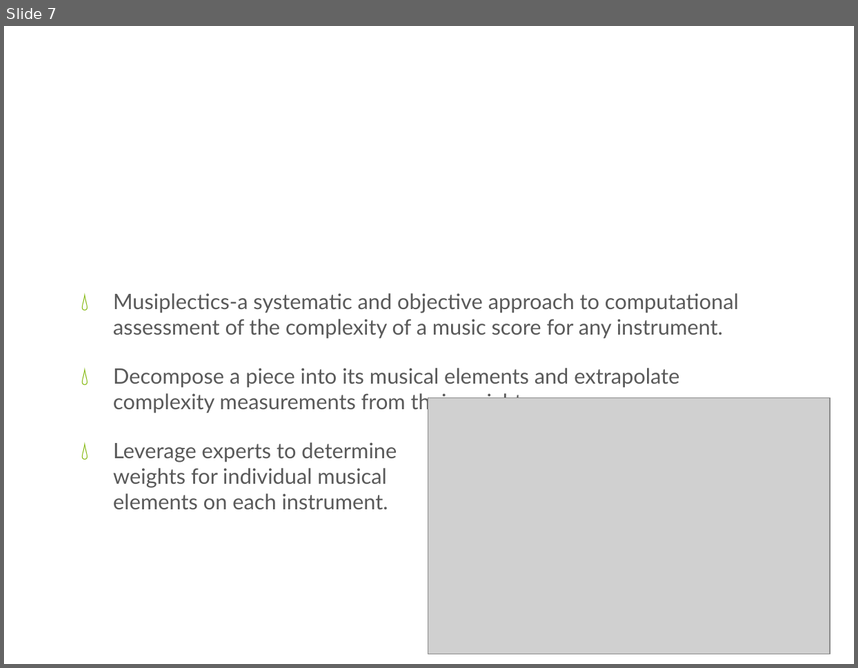
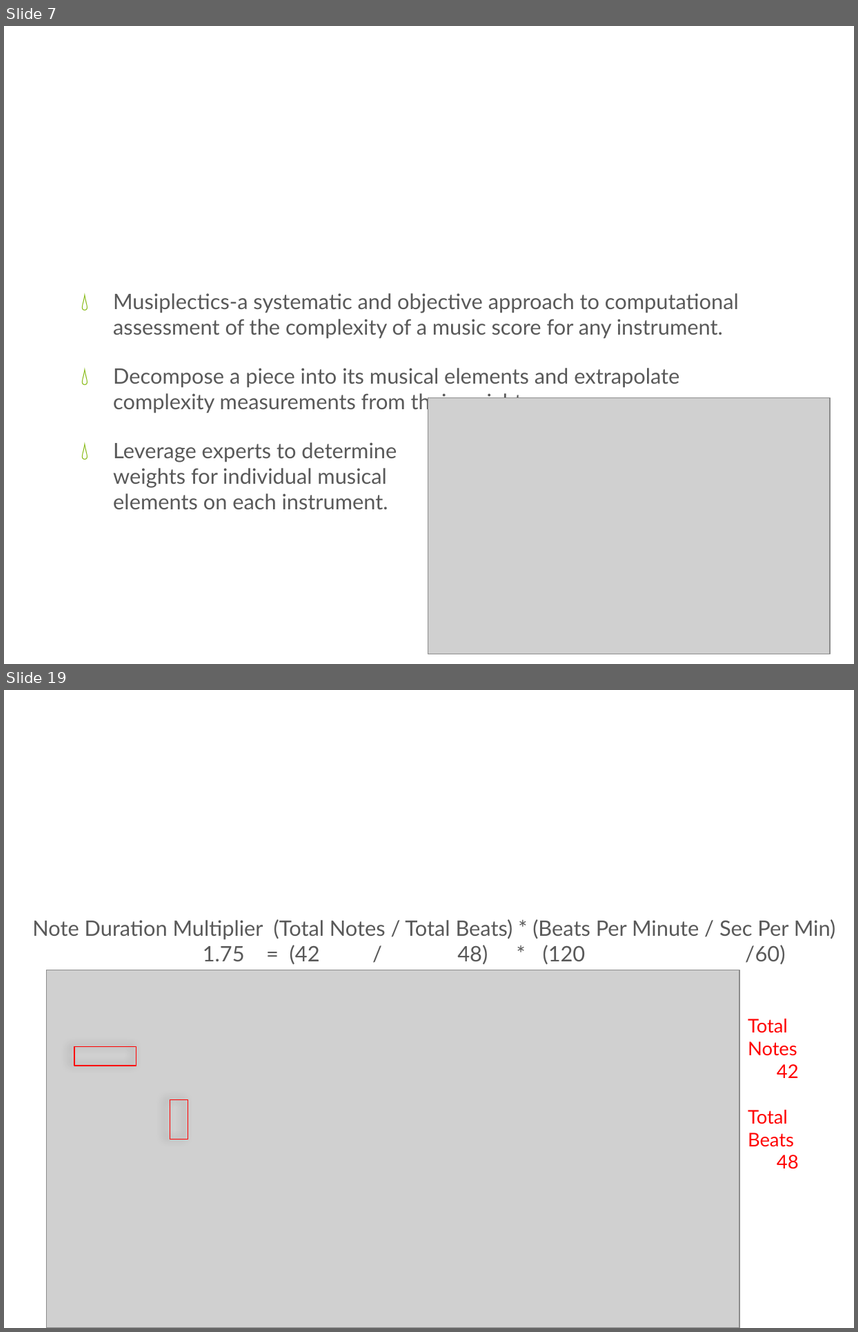
Before and after one commit to xwsxethan/MusicScoring, a slide deck: Documents/Thesis/ThesisDissertation.pptx. Shown one above the other, each under a label of ours: slide 7 before the commit, slides 7 and 19 after it; the slides between them are not shown. The pictures are 858x668 and 858x1332 pixels, drawn with LibreOffice and Linux fonts; fonts in the diff are those of the drawing; grey boxes stand for pictures; background and template pictures are left out. Boxes give left, top, right and bottom in pixels: in the first picture for what was removed or moved away, otherwise in the second. Text is boxed around its words. In the diff, an @@ line names an element or a change of style, - is before the commit and + after.

Commit message:
Adding worked out example and DNA picture to the slides.
Related to xwsxethan/MusicScoring#103

```diff
--- a/Documents/Thesis/ThesisDissertation.pptx
+++ b/Documents/Thesis/ThesisDissertation.pptx
@@ slide 19 added at (4,690,854,1328), background picture (left out) @@
@@ title added at (47,722,811,829), 46 pt, text #FFFFFF @@
+Example
@@ text added at (32,919,836,965), 18 pt, text #595959 @@
+Note Duration Multiplier (Total Notes / Total Beats) * (Beats Per Minute / Sec Per Min)
+1.75 = (42 / 48) * (120 / 60)
@@ picture added at (47,969,740,1328) @@
@@ text added at (748,1018,799,1169), 16 pt, text #FF0000 @@
+Total Notes
+42
+Total
+Beats
+48
@@ rectangle added at (74,1046,136,1066), outline #FF0000 1 pt @@
@@ rectangle added at (170,1100,188,1138), outline #FF0000 1 pt @@
```
Also in this commit, not shown: 4 slides changed, 12 other slides added, 6 other files.
